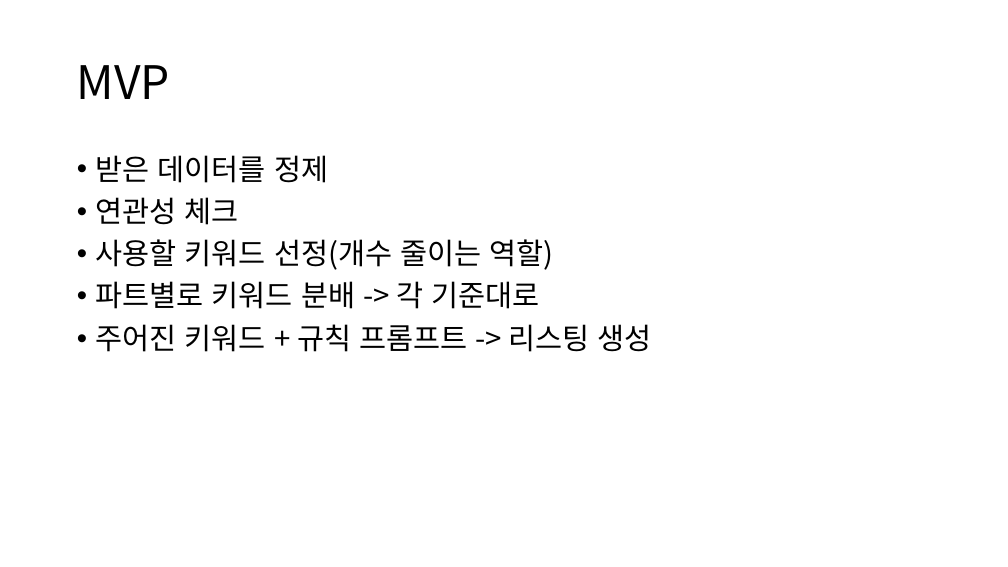
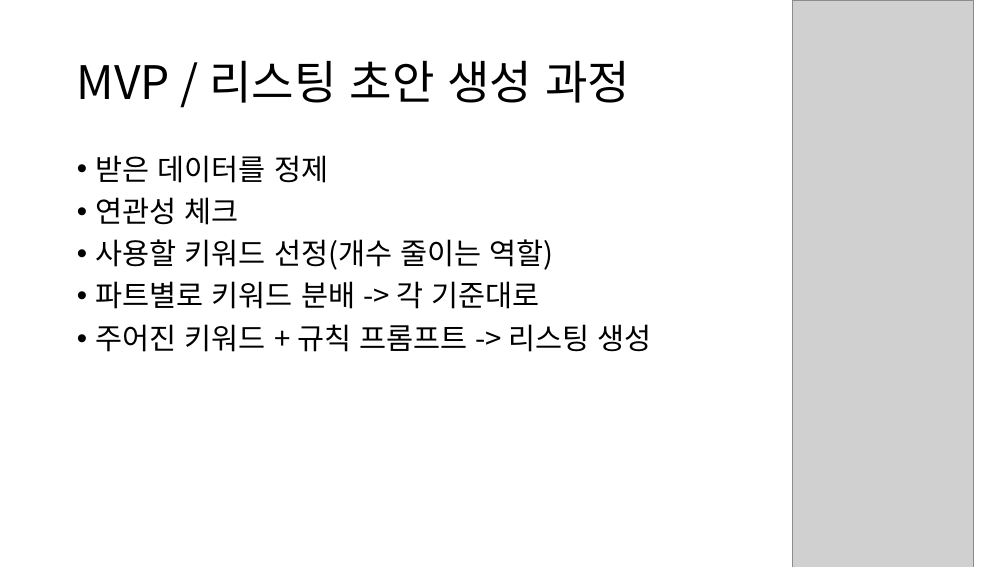
Before and after one commit to semistone97/pjt-SEO, a slide deck: slide 3 of jskim/키워드 기반 리스팅 최적화 에이전트 - 구현파트.pptx. Drawn at 1008x567 pixels with LibreOffice and Linux fonts; fonts in the diff are those of the drawing; grey boxes stand for pictures. Boxes give left, top, right and bottom in pixels: in the first picture for what was removed or moved away, otherwise in the second. Text is boxed around its words. In the diff, an @@ line names an element or a change of style, - is before the commit and + after.

```diff
--- a/jskim/키워드 기반 리스팅 최적화 에이전트 - 구현파트.pptx
+++ b/jskim/키워드 기반 리스팅 최적화 에이전트 - 구현파트.pptx
@@ picture added at [792,0,974,567] @@
@@ title at [77,60,630,103]: text changed @@
-MVP
+MVP / 리스팅 초안 생성 과정
```
Also in this commit, not shown: 4 other slides changed, 5 slides added, 7 other files.
